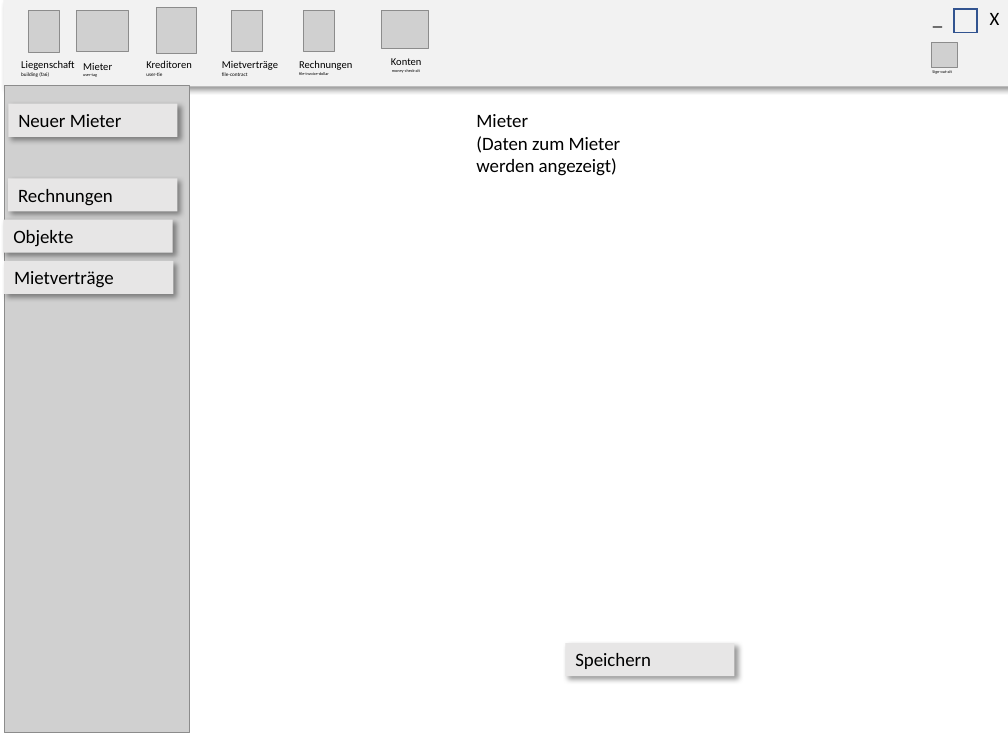
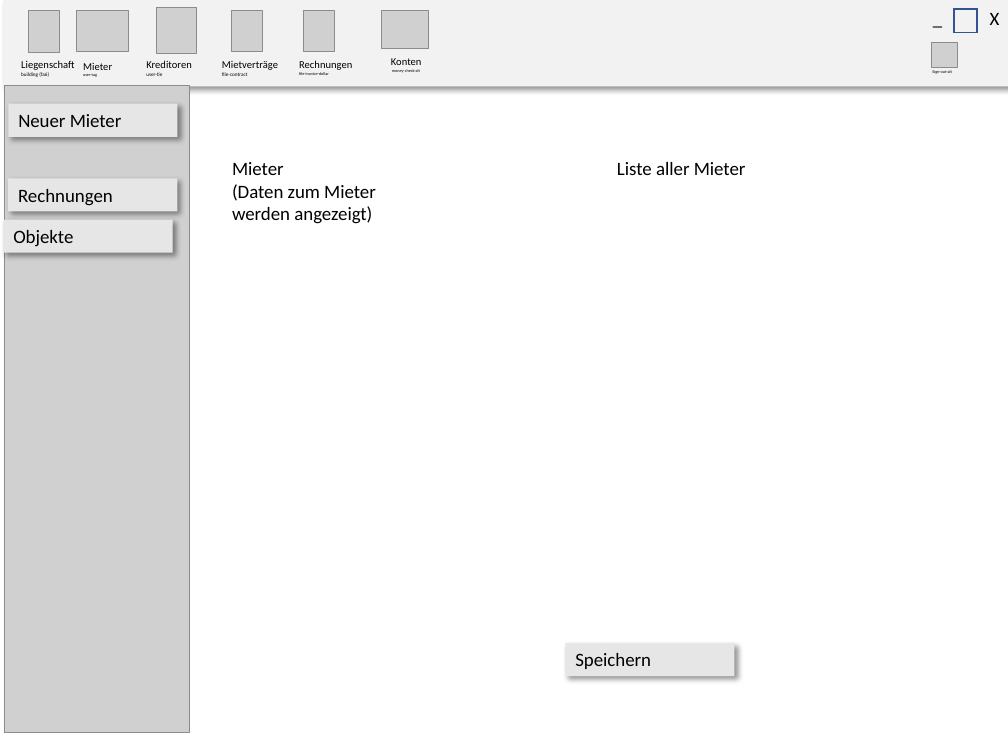
Before and after one commit to sirtheta/ImmoGlobal_Semesterarbeit, a slide deck: slide 5 of docs/GUI-Design.pptx. Drawn at 1008x756 pixels with LibreOffice and Linux fonts; fonts in the diff are those of the drawing; grey boxes stand for pictures. Boxes give left, top, right and bottom in pixels: in the first picture for what was removed or moved away, otherwise in the second. Text is boxed around its words. In the diff, an @@ line names an element or a change of style, - is before the commit and + after.

```diff
--- a/docs/GUI-Design.pptx
+++ b/docs/GUI-Design.pptx
@@ text "Mieter": place and size @@
-text "Mieter" at bbox=[476, 114, 621, 176]
+text "Mieter" at bbox=[232, 162, 376, 224]
@@ text added at bbox=[617, 162, 746, 175], 13.5 pt, text #000000 @@
+Liste aller Mieter
@@ rectangle removed at bbox=[4, 261, 173, 294] @@
-Mietverträge
```
Also in this commit, not shown: 1 other slide changed, 12 other files.
